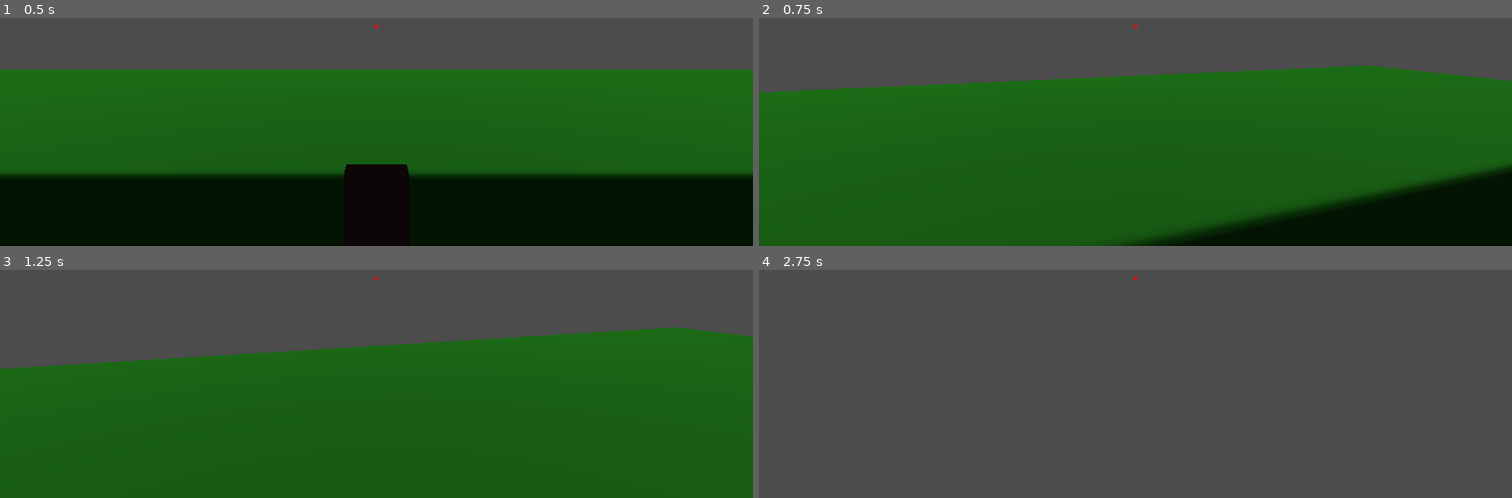
Above: before the commit, frames 1-4 (two rows, left to right).
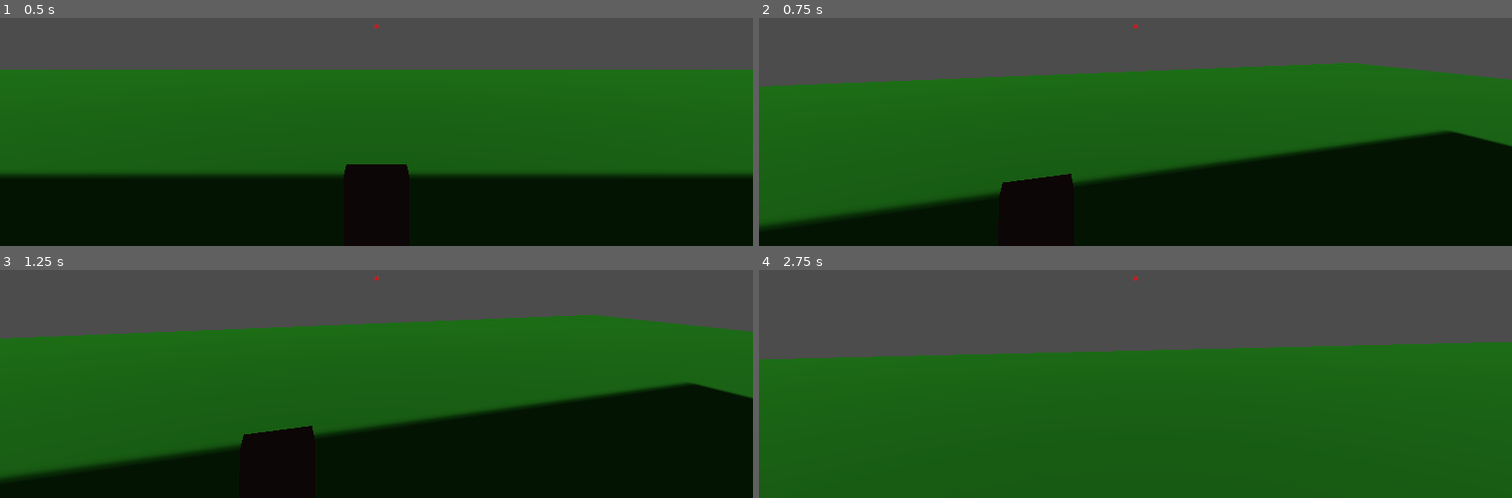
Above: after the commit, the same moments.

Repository: tehzwen/GameJam2019
Game: Godot game, scene res://TestLevel.tscn
Two runs of this game, one before a commit and one after it. Both use one fixed random seed, a clock stepped at 60 frames per second and the inputs below. The project has no main scene, so this scene is started directly.
Inputs (mouse positions are in pixels of both pictures, inside the frame that each line leads up to):
- Up to frame 1 (0.5 s): no input
- Up to frame 2 (0.75 s): tap Enter at 0.5 s; move the mouse to (1173, 24) at 0.52 s; hold Up (ui_up) from 0.53 s (still down); hold Shift from 0.53 s (still down)
- Up to frame 3 (1.25 s): keep holding Up (ui_up); keep holding Shift; tap Space at 0.77 s
- Up to frame 4 (2.75 s): keep holding Up (ui_up); move the mouse to (1097, 279) at 1.27 s; release Shift at 1.28 s; tap E at 1.35 s; tap Space at 1.52 s; move the mouse to (1150, 270) at 2.02 s; hold Shift from 2.03 s (still down)

Frame 1 is identical in both runs. In frame 2, 25% of the frame differs, in the area x 0-100%, y 19-100%; in frame 3, 41%; in frame 4, 65%, in the area x 0-100%, y 31-100%.

Commit message:
Make walkspeed public inspector assignable variable

Diff:
--- a/Player.gd
+++ b/Player.gd
@@ -1,6 +1,7 @@
 extends KinematicBody
 
-var walkSpeed = 300
+export (int) var walkSpeed
+
 var speed = walkSpeed
 var camAngle = 0
 var mouseSens = 0.3
--- a/TestLevel.tscn
+++ b/TestLevel.tscn
@@ -58,6 +58,7 @@
 [node name="Player" parent="." instance=ExtResource( 3 )]
 transform = Transform( 1, 0, 0, 0, -4.37114e-08, -1, 0, 1, -4.37114e-08, 0, 3, 0 )
 script = ExtResource( 4 )
+walkSpeed = 300
 
 [node name="CameraController" type="Spatial" parent="Player"]
 
